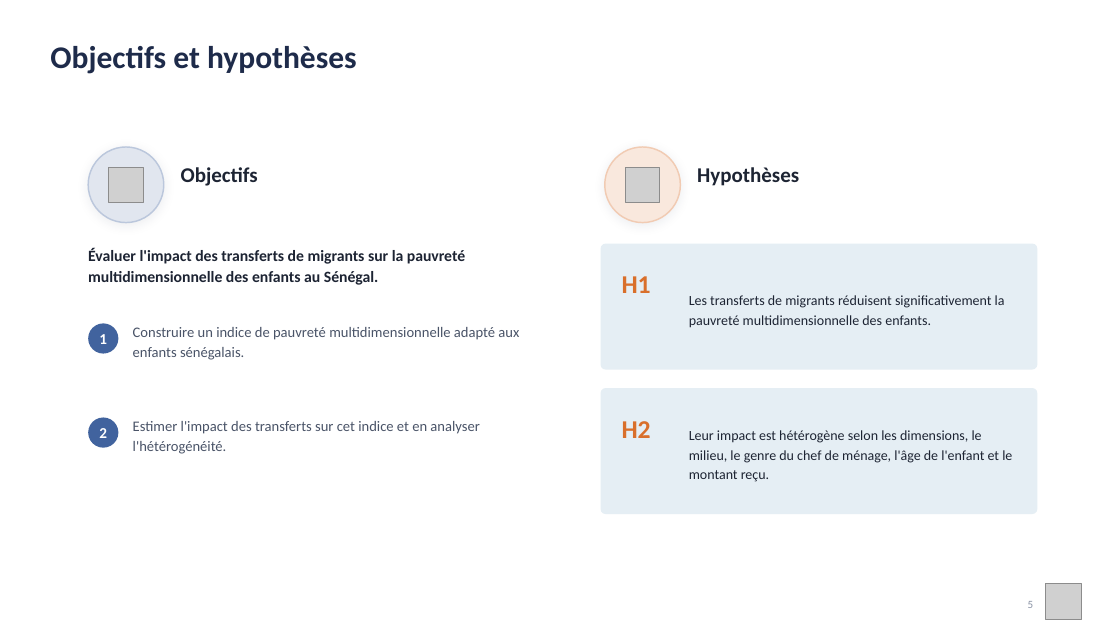
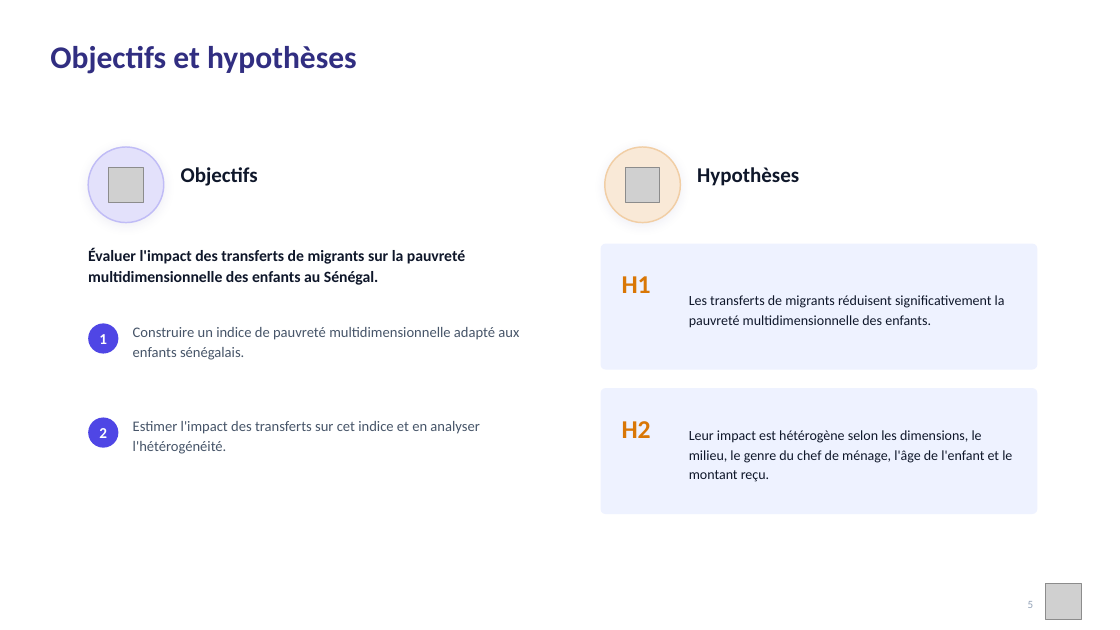
Before and after one commit to JODRAFF9/MEMOIRE, a slide deck: slide 5 of infographie/presentation_infographique.pptx. Drawn at 1120x630 pixels with LibreOffice and Linux fonts; fonts in the diff are those of the drawing; grey boxes stand for pictures. Boxes give left, top, right and bottom in pixels: in the first picture for what was removed or moved away, otherwise in the second. Text is boxed around its words. In the diff, an @@ line names an element or a change of style, - is before the commit and + after.

```diff
--- a/infographie/presentation_infographique.pptx
+++ b/infographie/presentation_infographique.pptx
@@ text "Objectifs et hypothèses" at (50,46,357,74): text colour #1E2B4A to #312E81 @@
@@ ellipse at (88,147,164,223): fill #E1E6EF to #E3E1FB; outline #BBC7DC 1.25 pt to #C0BCF6 1.25 pt; shadow changed @@
@@ rounded rectangle at (601,244,1038,370): fill #E5EEF4 to #EEF2FF @@
@@ text "H1" at (622,276,651,293): text colour #D96F2B to #D97706 @@
@@ ellipse at (88,323,118,354): fill #41639E to #4F46E5 @@
@@ rounded rectangle at (601,388,1038,514): fill #E5EEF4 to #EEF2FF @@
@@ ellipse at (88,418,118,448): fill #41639E to #4F46E5 @@
@@ text "H2" at (622,421,651,438): text colour #D96F2B to #D97706 @@
```
Also in this commit, not shown: 20 other slides changed, 2 other files.
